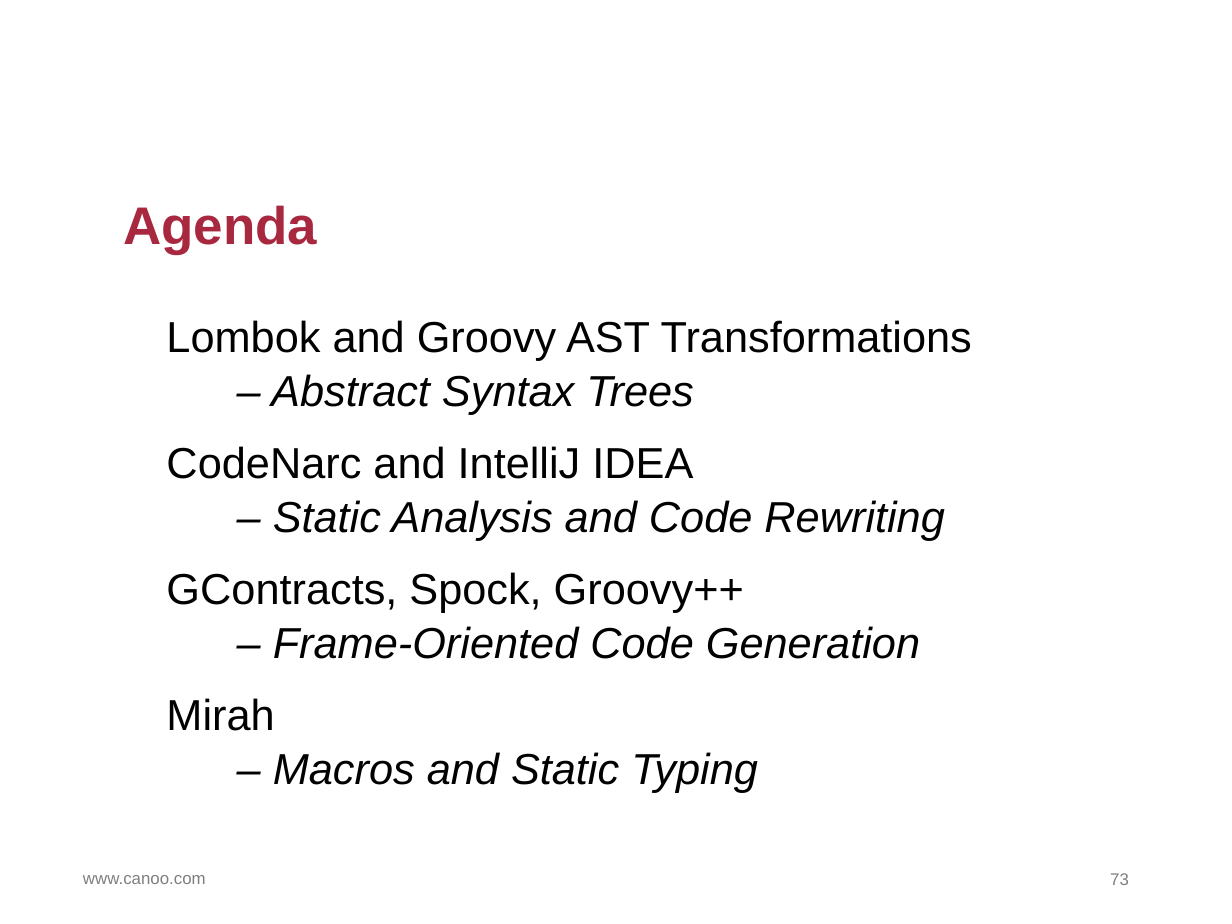
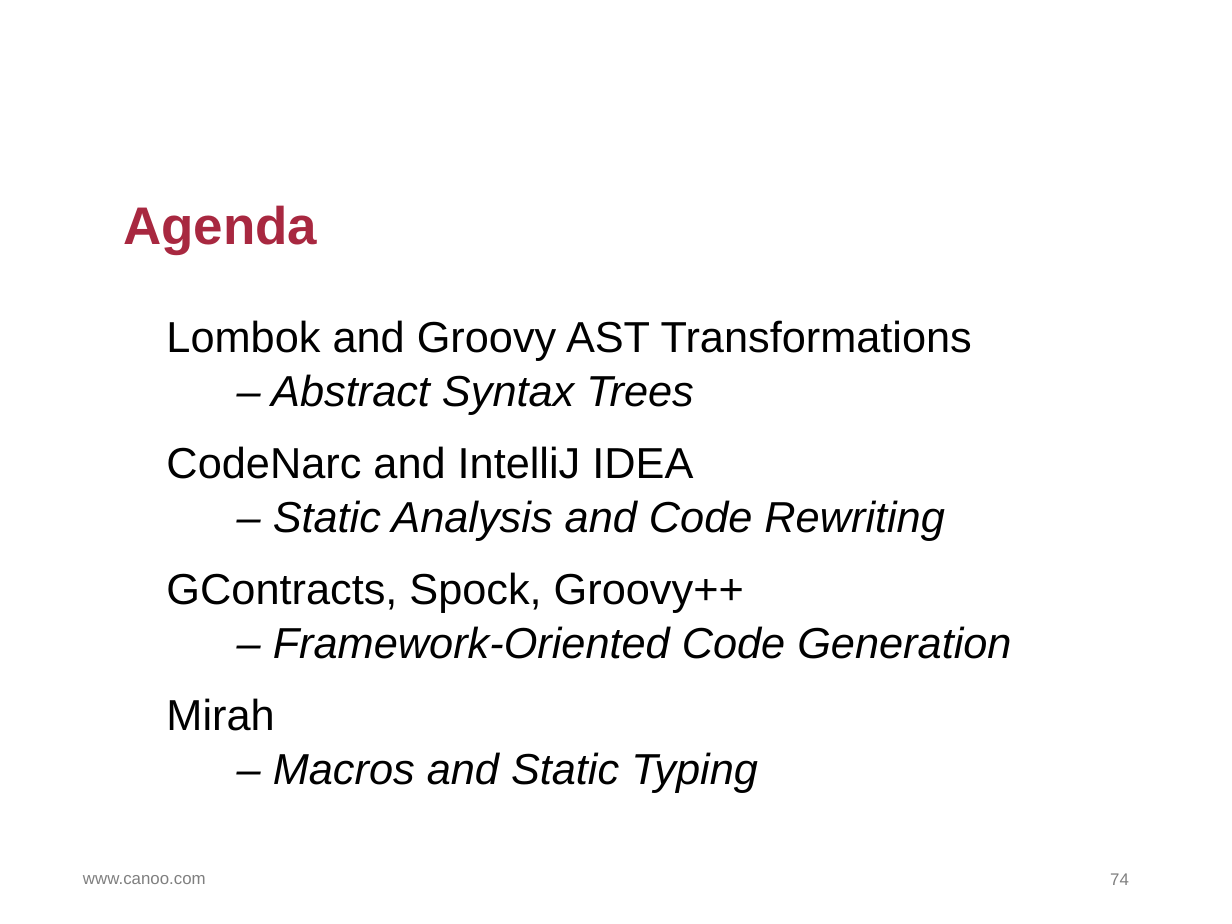
Before and after one commit to HamletDRC/presentations, a slide deck: slide 74 of asttransformations/AstTransformations.odp (slide 73 before the commit). Drawn at 1232x924 pixels with LibreOffice and Linux fonts; fonts in the diff are those of the drawing; background and template pictures are left out. Boxes give left, top, right and bottom in pixels: in the first picture for what was removed or moved away, otherwise in the second. Text is boxed around its words. In the diff, an @@ line names an element or a change of style, - is before the commit and + after.

```diff
--- a/asttransformations/AstTransformations.odp
+++ b/asttransformations/AstTransformations.odp
@@ text at [273, 626, 1011, 659]: text changed @@
-      – Frame-Oriented Code Generation
+      – Framework-Oriented Code Generation
@@ page number at [1110, 873, 1129, 885]: text changed @@
-73
+74
```
Also in this commit, not shown: 4 other slides changed, 2 slides added, 1 slide removed, 1 other file.
